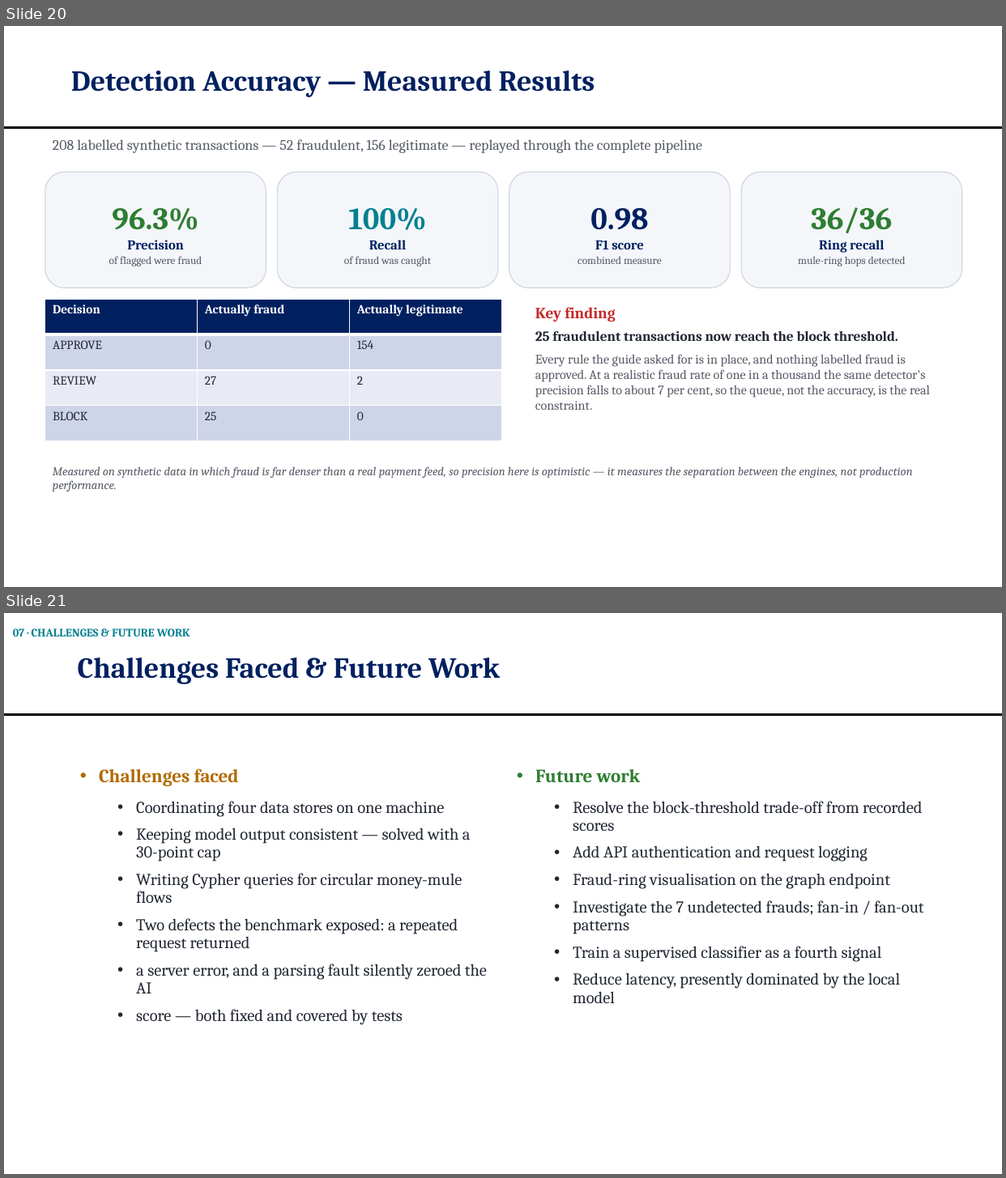
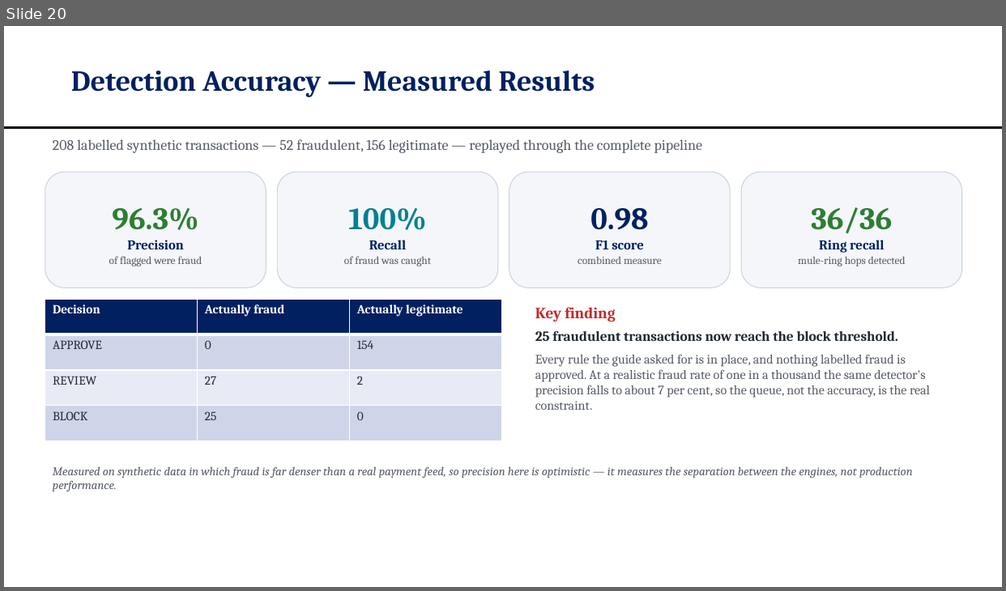
Before and after one commit to OMJOSHI15/indus11, a slide deck: docs/Indus11-Final-Review.pptx. Shown one above the other, each under a label of ours: slides 20 and 21 before the commit, slide 20 after it. The pictures are 1006x1178 and 1006x591 pixels, drawn with LibreOffice and Linux fonts; fonts in the diff are those of the drawing. Boxes give left, top, right and bottom in pixels: in the first picture for what was removed or moved away, otherwise in the second. Text is boxed around its words. In the diff, an @@ line names an element or a change of style, - is before the commit and + after.

```diff
--- a/docs/Indus11-Final-Review.pptx
+++ b/docs/Indus11-Final-Review.pptx
@@ slide 21 removed at (4,613,1002,1174), background #FFFFFF; not listed: 1 template element that a slide beside it also shows @@
@@ text removed at (13,628,190,636) @@
-07 · CHALLENGES & FUTURE WORK
@@ title removed at (78,658,500,684) @@
-Challenges Faced & Future Work
@@ text removed at (99,769,487,1025) @@
-• Challenges faced
-  • Coordinating four data stores on one machine
-  • Keeping model output consistent — solved with a 30-point cap
-  • Writing Cypher queries for circular money-mule flows
-  • Two defects the benchmark exposed: a repeated request returned
-  • a server error, and a parsing fault silently zeroed the AI
-  • score — both fixed and covered by tests
@@ text removed at (535,769,924,1003) @@
-• Future work
-  • Resolve the block-threshold trade-off from recorded scores
-  • Add API authentication and request logging
-  • Fraud-ring visualisation on the graph endpoint
-  • Investigate the 7 undetected frauds; fan-in / fan-out patterns
-  • Train a supervised classifier as a fourth signal
-  • Reduce latency, presently dominated by the local model
```
Also in this commit, not shown: 1 slide changed.
